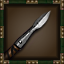
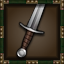
Layered file, before and after one edit (w=64, h=64). Changes by layer:
renamed "Hand Weapon" to "Sword [Hand Weapon]", showed it over [7, 4, 50, 60]
hid "Spear" over [4, 4, 60, 60]
